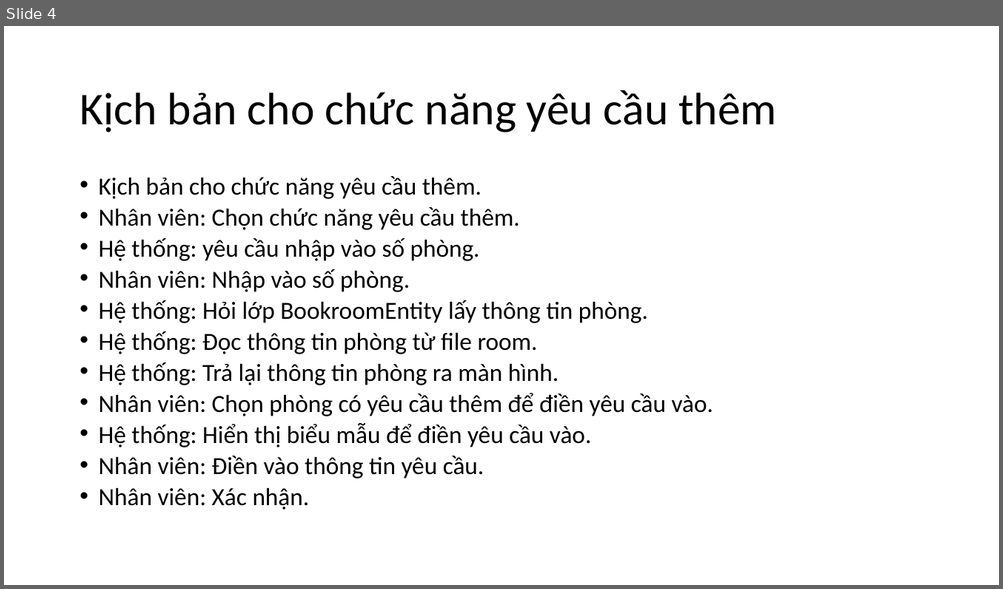
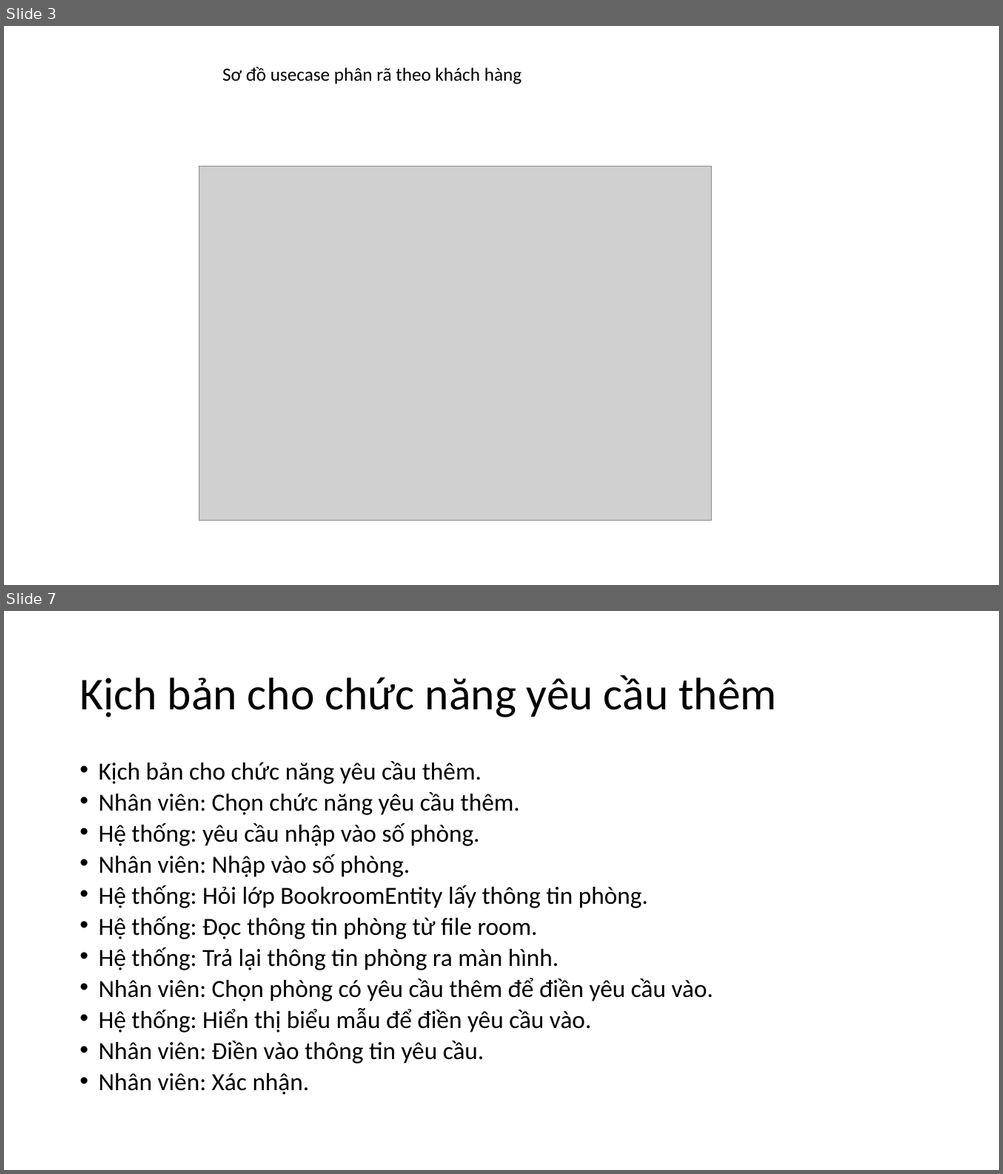
Before and after one commit to Djum542/com.ductm2008110309-SE, a slide deck: src/Tieuluancuoiky/Chương trình cho khách sạn.pptx. Shown one above the other, each under a label of ours: slide 4 before the commit, slides 3 and 7 after it; the slides between them are not shown. The pictures are 1003x589 and 1003x1174 pixels, drawn with LibreOffice and Linux fonts; fonts in the diff are those of the drawing; grey boxes stand for pictures. Boxes give left, top, right and bottom in pixels: in the first picture for what was removed or moved away, otherwise in the second. Text is boxed around its words. In the diff, an @@ line names an element or a change of style, - is before the commit and + after.

```diff
--- a/src/Tieuluancuoiky/Chương trình cho khách sạn.pptx
+++ b/src/Tieuluancuoiky/Chương trình cho khách sạn.pptx
@@ slide 3 added at bbox=[4, 26, 999, 585], background #FFFFFF @@
@@ text added at bbox=[222, 67, 521, 84], 18 pt, text #000000 @@
+Sơ đồ usecase phân rã theo khách hàng
@@ picture added at bbox=[199, 167, 711, 521] @@
@@ what was slide 4 is now slide 7 @@
```
Also in this commit, not shown: 2 slides changed, 10 other slides added, 1 slide removed, 6 other files.
